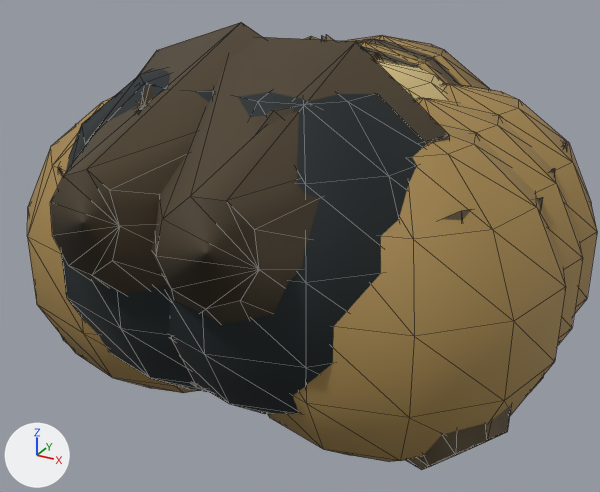
What one commit did to the glTF model public/models/CicadaStage3.glb.
Camera for both pictures: a 50 mm lens placed at (2.35, -4.52, 2.06), pointed at (-0.07, -0.13, -0.13). The axes (+X, +Y, +Z) are drawn at lower left. The lights are the same throughout. The picture after the commit comes second. Mesh edges are drawn as thin lines. Vertices at exactly the same position are counted once.

The first picture shows 'Optimized insect'.
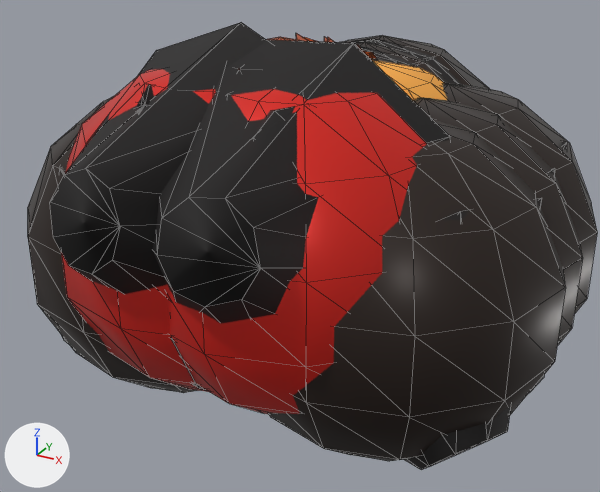
The newer file is also turned or shifted as a whole; pictures and numbers use the older file's frame.

The change, as a diff of the scene's bpy script:
```diff
--- a/public/models/CicadaStage3.glb.py
+++ b/public/models/CicadaStage3.glb.py
@@ mat_mat0 @@
 mat_mat0 = principled_material('mat0')
-mat_mat0.base_color = (0.366, 0.235, 0.0723)  # brown #a3854c
-mat_mat0.roughness = 0.72
+mat_mat0.base_color = (0.0252, 0.0152, 0.0116)  # brown #2c211c
+mat_mat0.roughness = 0.36
@@ mat_mat1 @@
 mat_mat1 = principled_material('mat1')
-mat_mat1.base_color = (0.0823, 0.0578, 0.0273)  # brown #51442e
+mat_mat1.base_color = (0.007, 0.00518, 0.00518)  # black #141010
 mat_mat1.roughness = 0.72
@@ mat_mat2 @@
 mat_mat2 = principled_material('mat2')
-mat_mat2.base_color = (0.672, 0.521, 0.223)  # yellow #d6bf82
+mat_mat2.base_color = (1.0, 0.434, 0.0685)  # orange #ffb04a
 mat_mat2.roughness = 0.72
@@ mat_mat3 @@
 mat_mat3 = principled_material('mat3')
-mat_mat3.base_color = (0.00651, 0.013, 0.0152)  # black #131e21
-mat_mat3.roughness = 0.72
+mat_mat3.base_color = (0.745, 0.0194, 0.0116)  # red #e0261c
+mat_mat3.roughness = 0.36
@@ mat_mat5 @@
 mat_mat5 = principled_material('mat5')
-mat_mat5.base_color = (0.202, 0.144, 0.0545)  # brown #7c6a42
-mat_mat5.roughness = 0.72
+mat_mat5.base_color = (0.761, 0.117, 0.0116)  # orange #e2601c
+mat_mat5.roughness = 0.36
+mat_mat5.metallic = 0.72
@@ me_complete_articulated_insect_anatomy @@
 # used by ob_optimized_insect; location = (0.0, 0.0, 0.0)
-me_complete_articulated_insect_anatomy.from_pydata(...)  # 1936 vertices, 3640 faces; spans x -1.69..1.7, y -1.82..1.93, z -1.06..1.36
+me_complete_articulated_insect_anatomy.from_pydata(...)  # 2046 vertices, 3848 faces; spans x -1.7..1.7, y -1.82..1.93, z -1.06..1.36
+# me_complete_articulated_insect_anatomy part 1: a new loose piece, a UV sphere (12 segments, 7 rings, poles along z) spanning x -0.97..0.97, y -1.44..0.51, z -0.72..1.27, in mat_mat5 (orange #e2601c)
+# me_complete_articulated_insect_anatomy part 2: the loose piece of 18 vertices spanning x -0.31..1.12, y -1.18..0.62, z -0.75..1.21 is copied, and the copy is multiplied about its middle by the matrix ((0.99, -0.078, -0.109), (0.083, 0.995, 0.039), (0.106, -0.048, 0.992)), then moved by (0.01, 0.0, 0.09); it spans x -0.37..1.12, y -1.16..0.56, z -0.7..1.26
+# me_complete_articulated_insect_anatomy part 3: 342 vertices moved from x -1.18..1.42, y -1.82..0.94, z -0.79..1.31 to x -1.54..1.54, y -1.82..0.93, z -0.78..1.3
+# other edits to the shape of me_complete_articulated_insect_anatomy do not show in these pictures
 me_complete_articulated_insect_anatomy.materials.append(mat_mat0)
```

Where the change shows, as pixel boxes (x1, y1, x2, y2) in the pictures (600 x 492 px; the box of a moved part takes in the faces that stretch with it):
'Optimized insect', recoloured, surface changed, reshaped
    before: (27, 22, 597, 470)
    after: (28, 22, 597, 470)
part 1 of me_complete_articulated_insect_anatomy, added (mostly hidden)
    after: (266, 37, 303, 41)
part 2 of me_complete_articulated_insect_anatomy, added (mostly hidden)
    after: (296, 33, 309, 41)
part 3 of me_complete_articulated_insect_anatomy, moved or reshaped
    before: (50, 22, 566, 325)
    after: (50, 22, 567, 324)
